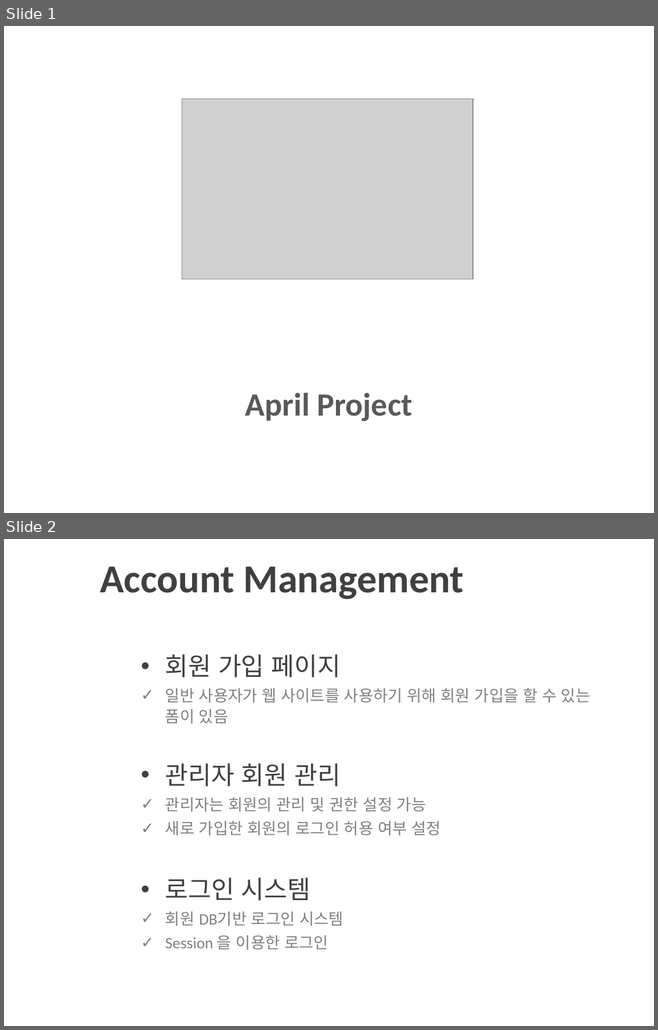
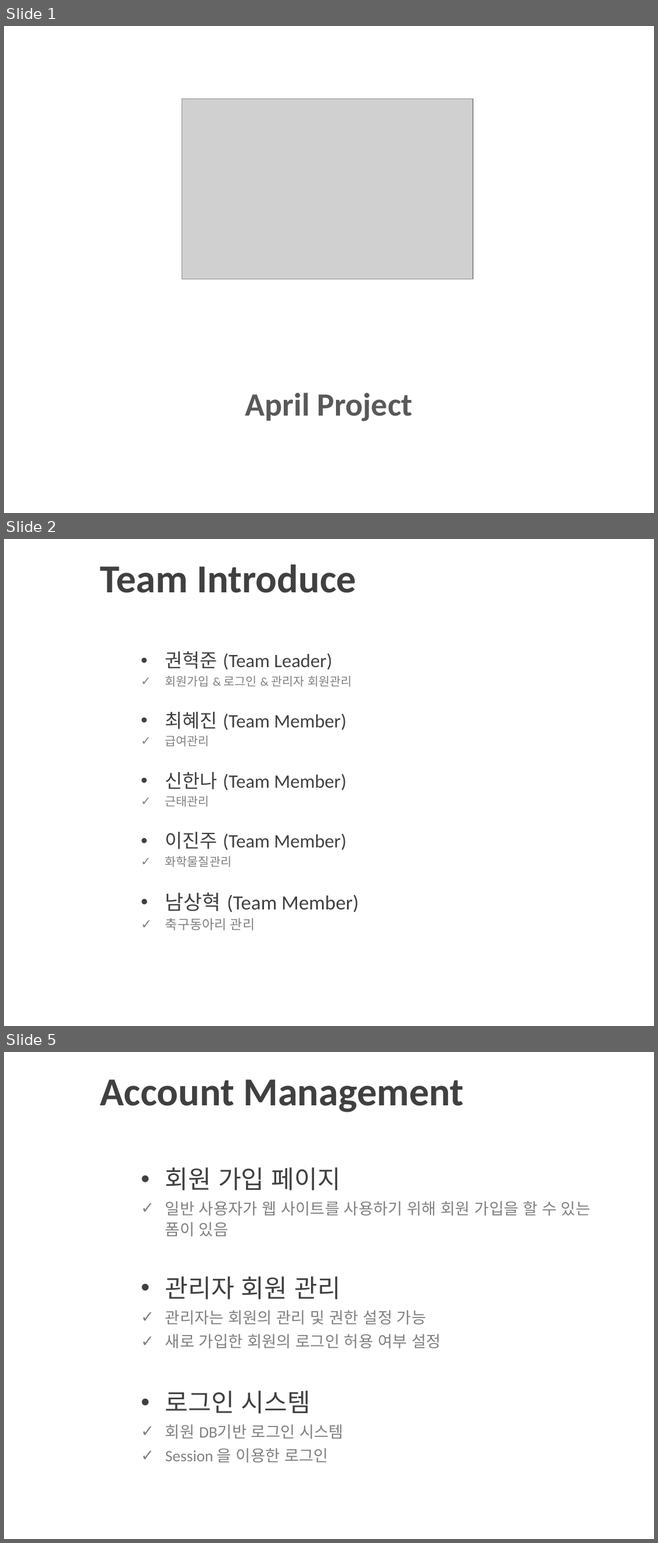
Before and after one commit to itbanked/H_Project, a slide deck: Info/TeamPPT_Final2.pptx. Shown one above the other, each under a label of ours: slides 1 and 2 before the commit, slides 1, 2 and 5 after it; the slides between them are not shown. The pictures are 658x1030 and 658x1543 pixels, drawn with LibreOffice and Linux fonts; fonts in the diff are those of the drawing; grey boxes stand for pictures; background and template pictures are left out. Boxes give left, top, right and bottom in pixels: in the first picture for what was removed or moved away, otherwise in the second. Text is boxed around its words. In the diff, an @@ line names an element or a change of style, - is before the commit and + after.

Commit message:
ppt introduce

```diff
--- a/Info/TeamPPT_Final2.pptx
+++ b/Info/TeamPPT_Final2.pptx
@@ slide 2 added at bbox=[4, 539, 654, 1026], background picture (left out) @@
@@ title added at bbox=[100, 565, 356, 593], 44 pt, text #404040, bold @@
+Team Introduce
@@ text added at bbox=[165, 651, 358, 931], 21 pt, text #404040 @@
+• 권혁준 (Team Leader)
+✓ 회원가입 & 로그인 & 관리자 회원관리
+• 최혜진 (Team Member)
+✓ 급여관리
+• 신한나 (Team Member)
+✓ 근태관리
+• 이진주 (Team Member)
+✓ 화학물질관리
+• 남상혁 (Team Member)
+✓ 축구동아리 관리
@@ what was slide 2 is now slide 5 @@
```
Also in this commit, not shown: 2 other slides added, 3 other files.
